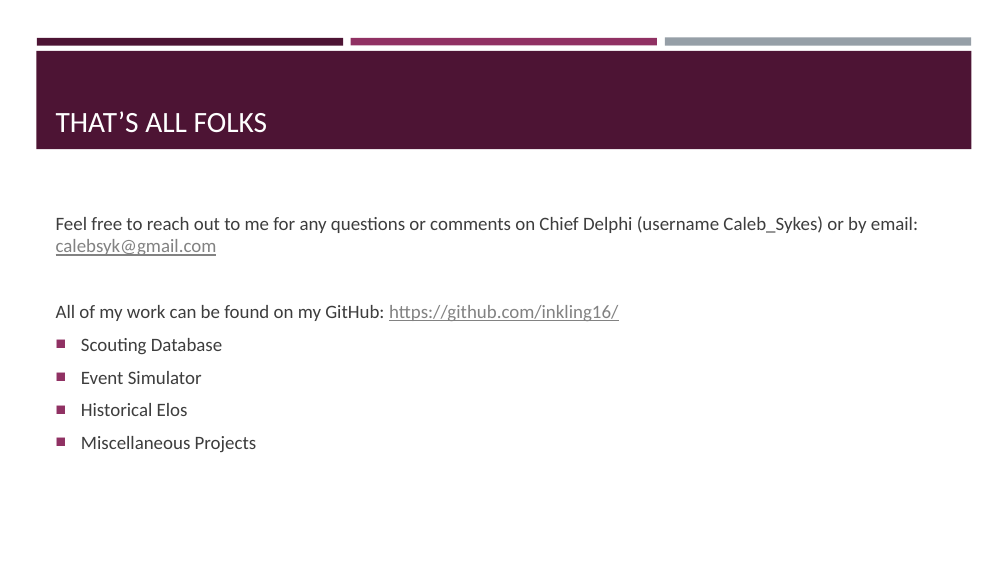
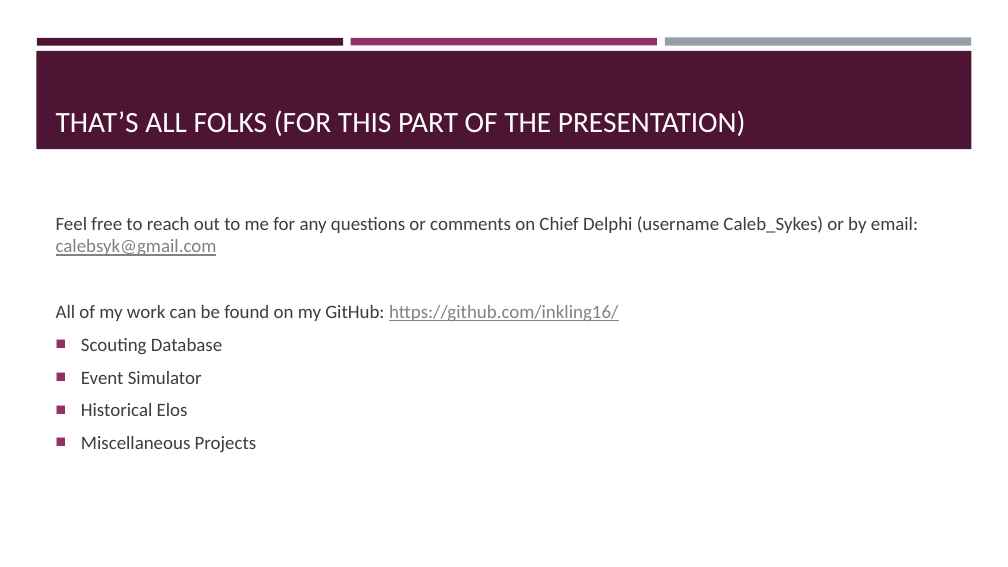
Before and after one commit to inkling16/Presentations, a slide deck: slide 40 of Statistics In FRC - FIRST Bootcamp 2019.pptx. Drawn at 1008x567 pixels with LibreOffice and Linux fonts; fonts in the diff are those of the drawing. Boxes give left, top, right and bottom in pixels: in the first picture for what was removed or moved away, otherwise in the second. Text is boxed around its words. In the diff, an @@ line names an element or a change of style, - is before the commit and + after.

```diff
--- a/Statistics In FRC - FIRST Bootcamp 2019.pptx
+++ b/Statistics In FRC - FIRST Bootcamp 2019.pptx
@@ title at [56,110,746,136]: text changed @@
-THAT’S ALL FOLKS
+THAT’S ALL FOLKS (FOR THIS PART OF THE PRESENTATION)
```
Also in this commit, not shown: 10 other slides changed.
